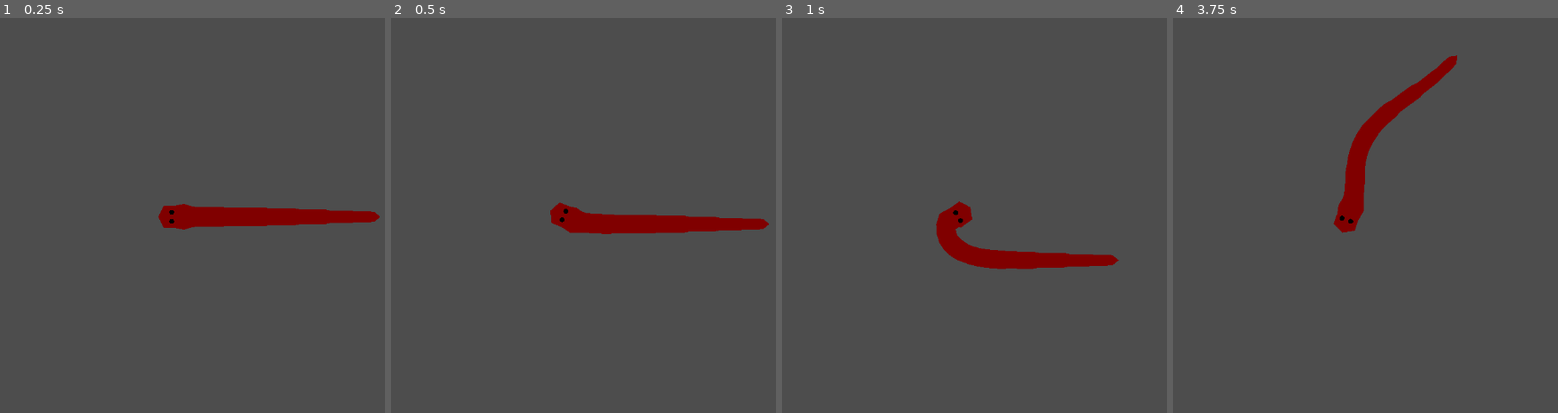
Above: before the commit, frames 1-4 (left to right).
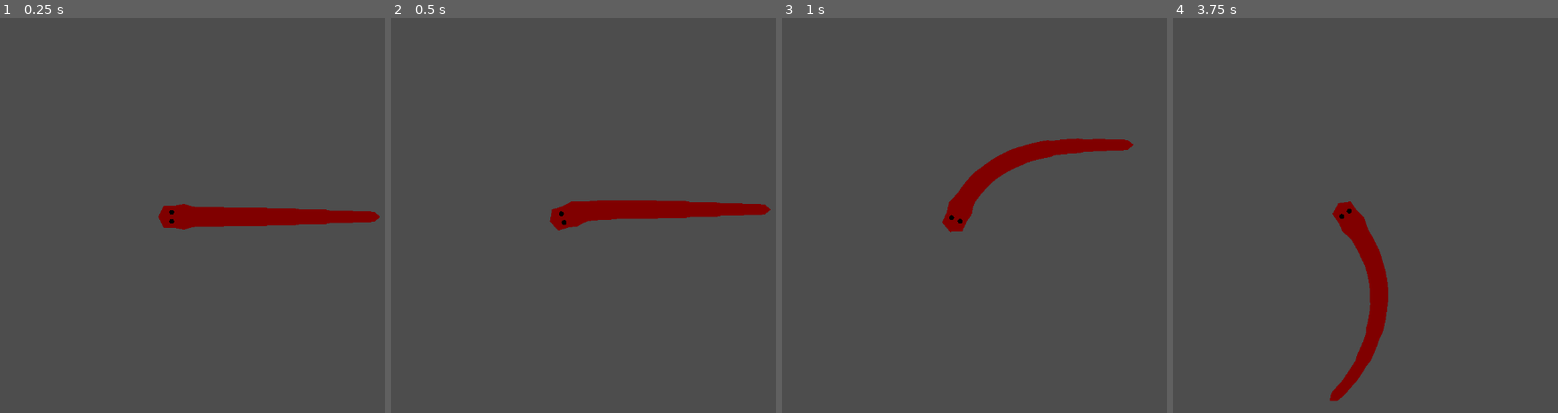
Above: after the commit, the same moments.

Repository: SeldonHh/procedural-animations
Game: Godot game, scene res://Game/scenes/main_scene/node.tscn
The game is run twice, just before and just after one commit, with the same random seed, the same clock (stepped at 60 frames per second) and the same inputs.
Inputs:
- Up to frame 1 (0.25 s): no input
- Up to frame 2 (0.5 s): no input
- Up to frame 3 (1 s): no input
- Up to frame 4 (3.75 s): no input

Frame 1 is identical in both runs. In frame 2, 3.6% of the frame differs, in the area x 41-99%, y 46-55%; in frame 3, 4.2%; in frame 4, 4.3%, in the area x 40-74%, y 9-98%.

Commit message:
Respected DRY

Diff:
--- a/procedural_animation/Game/scenes/structure point/structure_point.gd
+++ b/procedural_animation/Game/scenes/structure point/structure_point.gd
@@ -42,36 +42,12 @@
 
 func _on_timer_timeout() -> void:
 	var head_direction_id = head_directions.find(head_direction)
-	if head_direction_id < 6 and head_direction_id > 1:
-		head_direction = [
-			head_directions[head_direction_id-2],
-			head_directions[head_direction_id-1],
-			head_directions[head_direction_id+1],
-			head_directions[head_direction_id+2]].pick_random()
-	elif head_direction_id == 7:
-		head_direction = [
-		head_directions[head_direction_id-2],
-		head_directions[head_direction_id-1],
-		head_directions[0],
-		head_directions[1]].pick_random()
+	var neighbors = []
+	neighbors.append(head_directions[(head_direction_id - 2) % head_directions.size()])
+	neighbors.append(head_directions[(head_direction_id - 1) % head_directions.size()])
+	neighbors.append(head_directions[(head_direction_id + 1) % head_directions.size()])
+	neighbors.append(head_directions[(head_direction_id + 2) % head_directions.size()])
 
-	elif head_direction_id == 0:
-		head_direction = [
-		head_directions[6],
-		head_directions[7],
-		head_directions[head_direction_id+1],
-		head_directions[head_direction_id+2]].pick_random()
-	elif head_direction_id == 6:
-		head_direction = [
-			head_directions[head_direction_id-2],
-			head_directions[head_direction_id-1],
-			head_directions[head_direction_id+1],
-			head_directions[0]].pick_random()
-	elif head_direction_id == 1:
-		head_direction = [
-			head_directions[7],
-			head_directions[head_direction_id-1],
-			head_directions[head_direction_id+1],
-			head_directions[head_direction_id+2]].pick_random()
+	head_direction = neighbors.pick_random()
 
-	$Timer.wait_time = randf_range(0.3,0.5)
+	$Timer.wait_time = randf_range(0.55,0.7)
